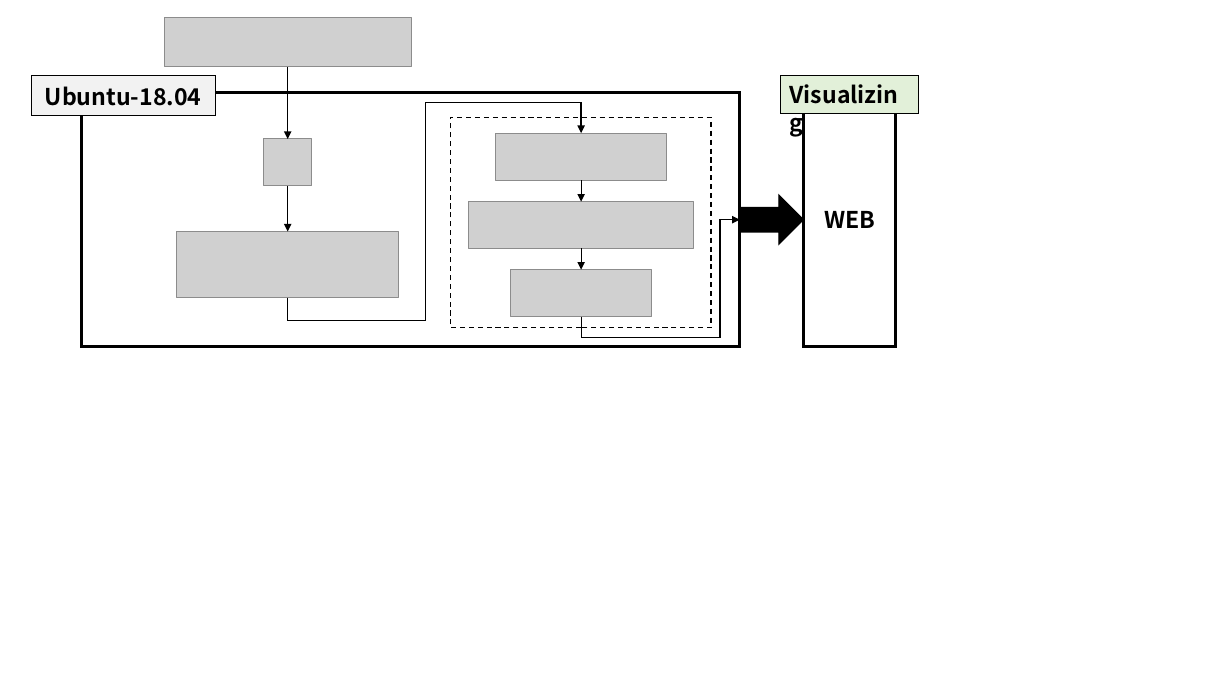
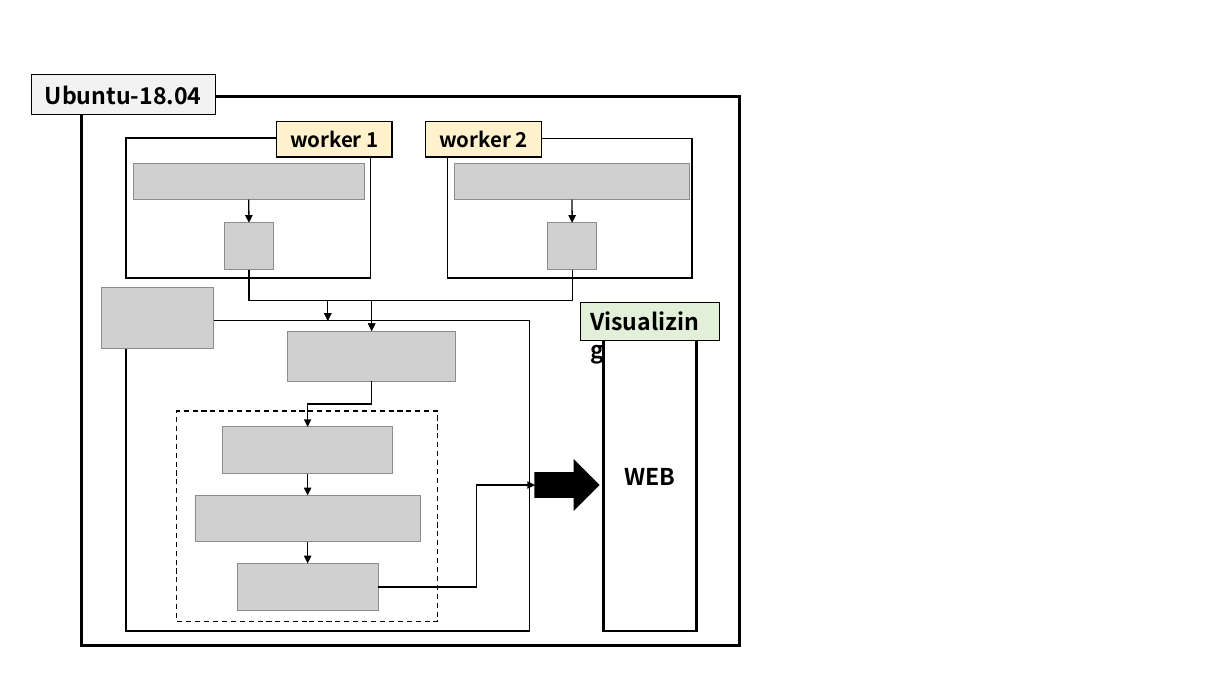
Before and after one commit to YounHS/Study_DataEngineering, a slide deck: slide 1 of CoronaDataPiping/Picture/CDP_pictures.pptx. Drawn at 1232x693 pixels with LibreOffice and Linux fonts; fonts in the diff are those of the drawing; grey boxes stand for pictures. Boxes give left, top, right and bottom in pixels: in the first picture for what was removed or moved away, otherwise in the second. Text is boxed around its words. In the diff, an @@ line names an element or a change of style, - is before the commit and + after.

```diff
--- a/CoronaDataPiping/Picture/CDP_pictures.pptx
+++ b/CoronaDataPiping/Picture/CDP_pictures.pptx
@@ rectangle: place and size @@
-rectangle at [81, 93, 739, 347]
+rectangle at [81, 96, 739, 645]
@@ rectangle added at [126, 138, 371, 278], outline #000000 1 pt @@
@@ rectangle added at [276, 121, 392, 157], fill #FFF2CC, outline #000000 1 pt, 16 pt, text #000000, bold @@
+worker 1
@@ rectangle added at [426, 121, 542, 157], fill #FFF2CC, outline #000000 1 pt, 16 pt, text #000000, bold @@
+worker 2
@@ rectangle added at [447, 139, 692, 278], outline #000000 1 pt @@
@@ picture: place and size @@
-picture at [165, 18, 411, 67]
+picture at [134, 164, 364, 200]
@@ picture added at [455, 164, 689, 200] @@
@@ arrow moved from (287, 67) - (287, 139) to (249, 200) - (249, 223) @@
@@ arrow removed from (287, 186) to (287, 232) @@
@@ arrow added from (572, 200) to (572, 223), #000000 1 pt @@
@@ picture: place and size @@
-picture at [263, 139, 312, 186]
+picture at [225, 223, 274, 270]
@@ picture added at [548, 223, 597, 270] @@
@@ picture added at [102, 287, 214, 348] @@
@@ elbow arrow added from (249, 270) to (372, 331), #000000 1 pt @@
@@ elbow arrow added from (249, 270) to (328, 321), #000000 1 pt @@
@@ elbow arrow added from (572, 270) to (328, 321), #000000 1 pt @@
@@ elbow arrow added from (572, 270) to (372, 331), #000000 1 pt @@
@@ rectangle added at [126, 321, 530, 631], outline #000000 1 pt @@
@@ rectangle "Visualizing": place and size @@
-rectangle "Visualizing" at [781, 76, 920, 113]
+rectangle "Visualizing" at [581, 303, 720, 340]
@@ rectangle "WEB": place and size @@
-rectangle "WEB" at [804, 93, 897, 347]
+rectangle "WEB" at [604, 321, 697, 631]
@@ picture: place and size @@
-picture at [177, 232, 398, 299]
+picture at [287, 331, 456, 381]
@@ elbow arrow moved from (287, 298) - (581, 133) to (372, 382) - (308, 427) @@
@@ right arrow: place and size @@
-right arrow at [740, 195, 804, 244]
+right arrow at [535, 460, 599, 509]
@@ elbow arrow moved from (581, 317) - (740, 220) to (378, 587) - (535, 485) @@
@@ 3 pictures, 2 arrows, 1 rectangle: place and size @@
-3 pictures, 2 arrows, 1 rectangle at [450, 117, 711, 328]
+3 pictures, 2 arrows, 1 rectangle at [177, 411, 437, 622]
```
Also in this commit, not shown: 1 slide added, 1 other file.
